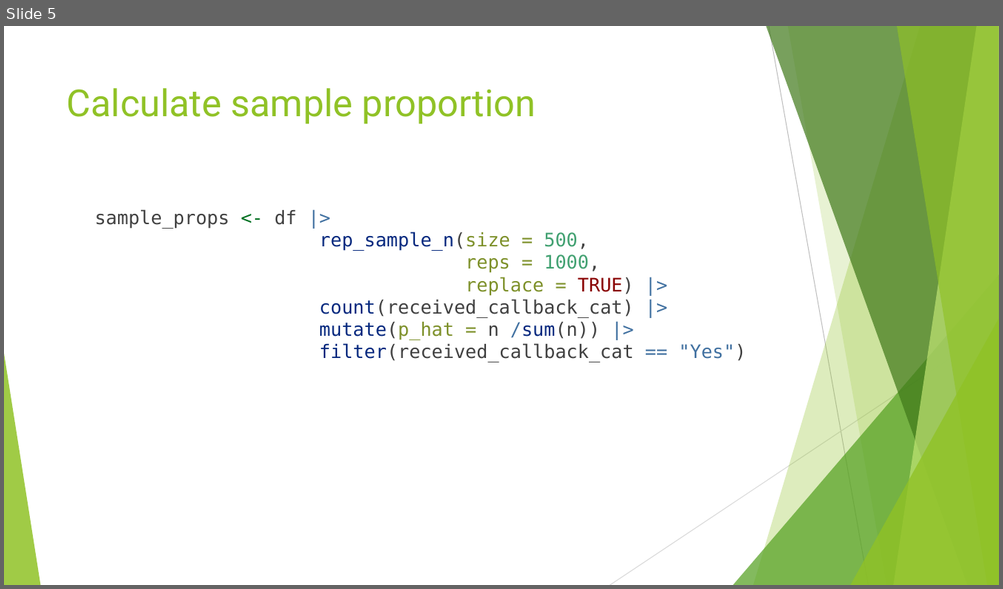
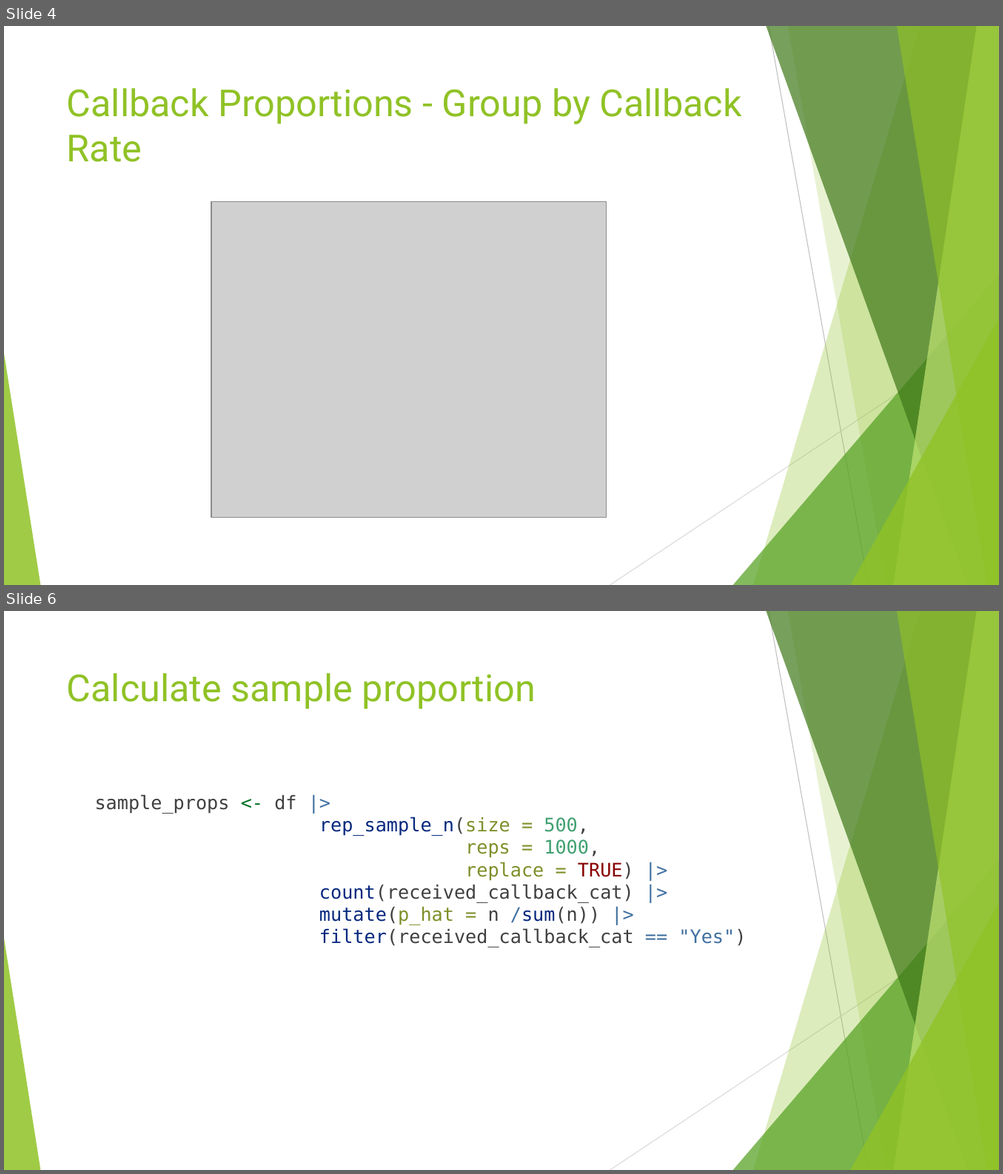
Before and after one commit to himalayahall/CUNY-DATA606, a slide deck: Project/Hakim-Project.pptx. Shown one above the other, each under a label of ours: slide 5 before the commit, slides 4 and 6 after it; the slides between them are not shown. The pictures are 1003x589 and 1003x1174 pixels, drawn with LibreOffice and Linux fonts; fonts in the diff are those of the drawing; grey boxes stand for pictures. Boxes give left, top, right and bottom in pixels: in the first picture for what was removed or moved away, otherwise in the second. Text is boxed around its words. In the diff, an @@ line names an element or a change of style, - is before the commit and + after.

```diff
--- a/Project/Hakim-Project.pptx
+++ b/Project/Hakim-Project.pptx
@@ slide 4 added at (x1=4, y1=26, x2=999, y2=585), background #FFFFFF; not listed: 10 template elements that a slide beside it also shows @@
@@ title added at (x1=67, y1=88, x2=741, y2=162), 36 pt, text #90C226 @@
+Callback Proportions - Group by Callback Rate
@@ picture added at (x1=211, y1=202, x2=606, y2=518) @@
@@ what was slide 5 is now slide 6 @@
```
Also in this commit, not shown: 9 slides changed, 1 other file.
